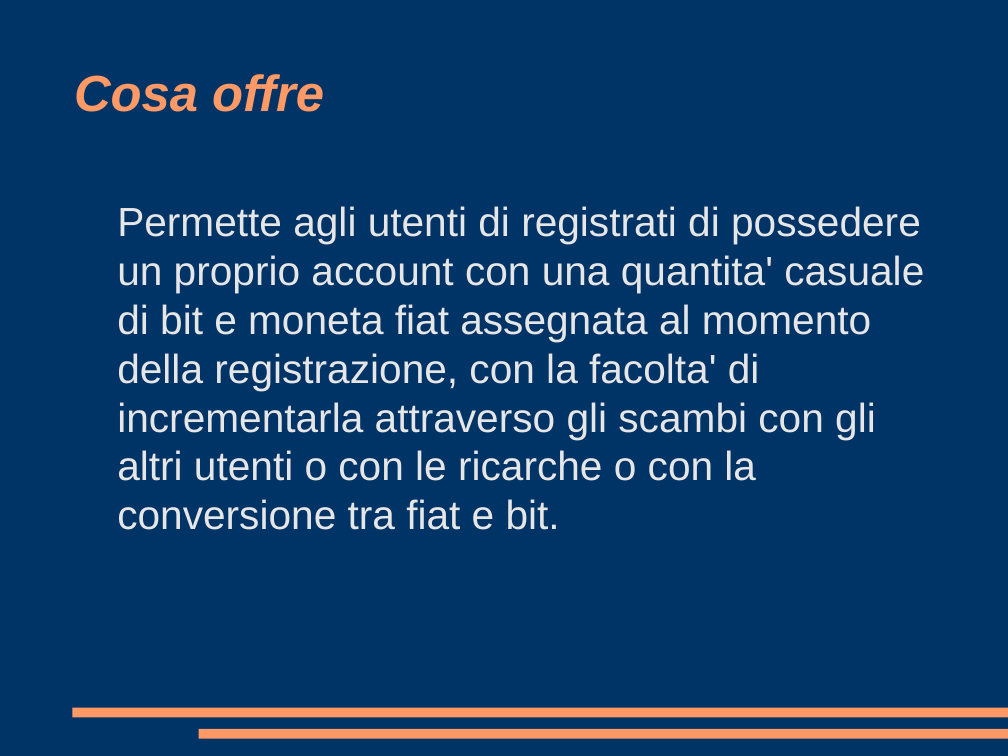
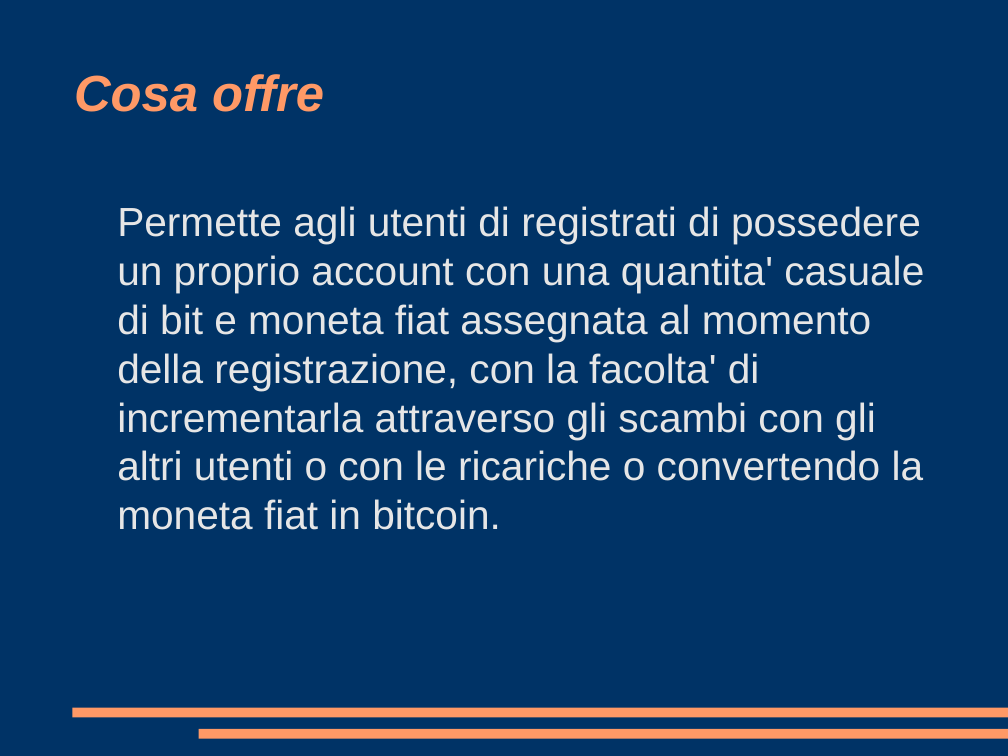
Before and after one commit to fachinmax/exchange_platform, a slide deck: slide 3 of presentazione.odp. Drawn at 1008x756 pixels with LibreOffice and Linux fonts; fonts in the diff are those of the drawing. Boxes give left, top, right and bottom in pixels: in the first picture for what was removed or moved away, otherwise in the second. Text is boxed around its words. In the diff, an @@ line names an element or a change of style, - is before the commit and + after.

```diff
--- a/presentazione.odp
+++ b/presentazione.odp
@@ text at <box>117,206,924,530</box>: text changed @@
-Permette agli utenti di registrati di possedere un proprio account con una quantita' casuale di bit e moneta fiat assegnata al momento della registrazione, con la facolta' di incrementarla attraverso gli scambi con gli altri utenti o con le ricarche o con la conversione tra fiat e bit.
+Permette agli utenti di registrati di possedere un proprio account con una quantita' casuale di bit e moneta fiat assegnata al momento della registrazione, con la facolta' di incrementarla attraverso gli scambi con gli altri utenti o con le ricariche o convertendo la moneta fiat in bitcoin.
```
Also in this commit, not shown: 2 other slides changed, 1 slide added.
